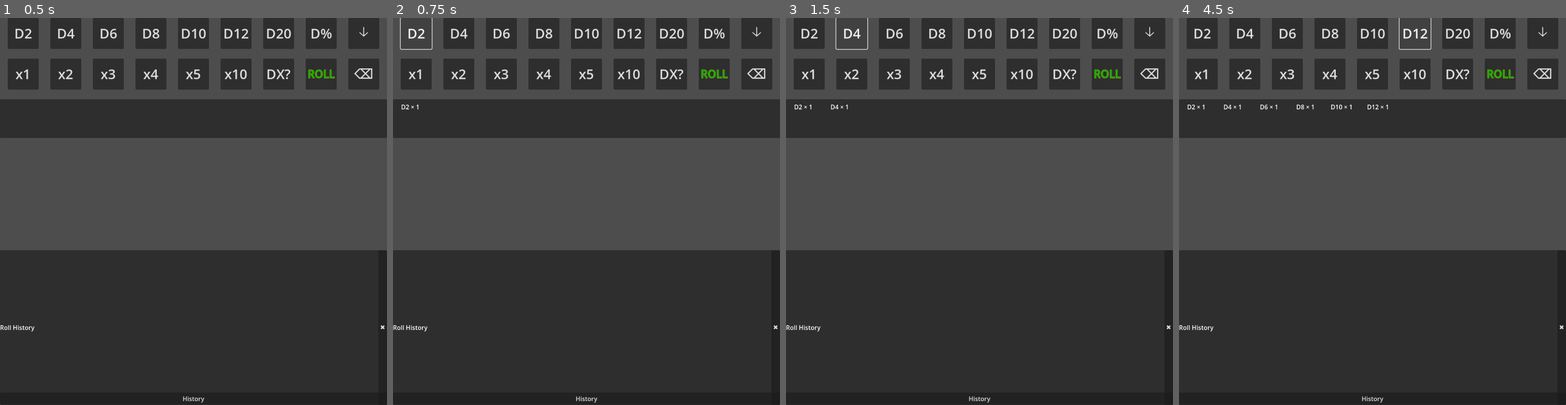
Above: before the commit, frames 1-4 (left to right).
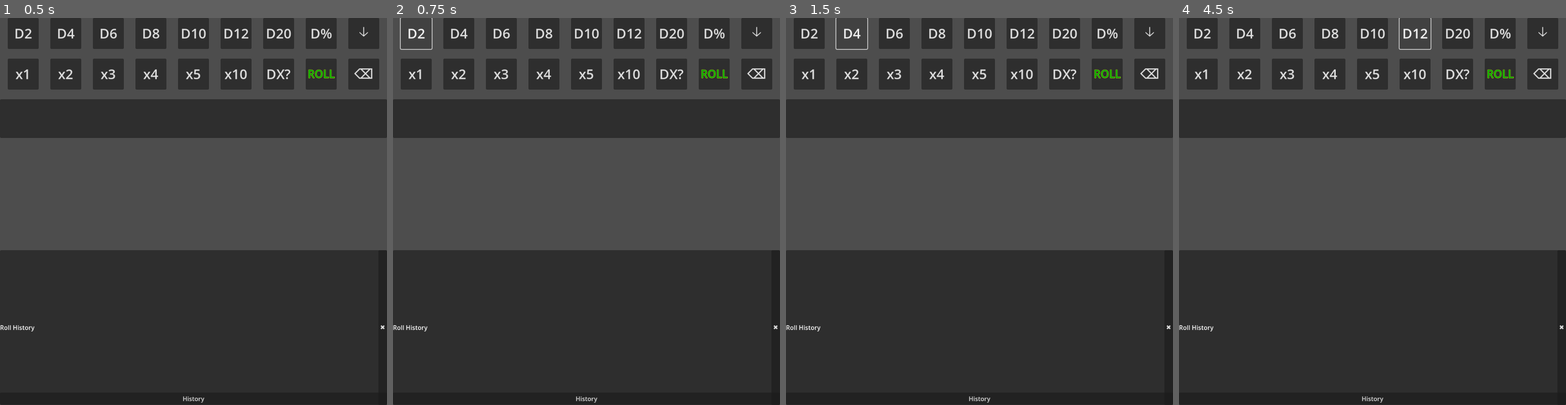
Above: after the commit, the same moments.

Repository: FromAriel/Experiments
Game: Godot game, scene res://main.tscn
Two runs of this game, one before a commit and one after it. Both use one fixed random seed, a clock stepped at 60 frames per second and the inputs below.
Inputs:
- Up to frame 1 (0.5 s): no input
- Up to frame 2 (0.75 s): click "D2" at 0.5 s
- Up to frame 3 (1.5 s): click "D4" at 1.25 s
- Up to frame 4 (4.5 s): click "D6" at 2 s; click "D8" at 2.75 s; click "D10" at 3.5 s; click "D12" at 4.25 s

Frame 1 is identical in both runs. In frame 2, less than 0.1% of the frame differs, in the area x 2-7%, y 22-24%; in frame 3, less than 0.1%; in frame 4, 0.2%, in the area x 2-54%, y 22-24%.
Error after the commit: Parse Error: Cannot infer the type of "entry" variable because the value doesn't have a set type. (res://scripts/quick_roll_bar.gd:85)

Commit message:
fix(livedie): restore long-press spinner and multiplier

Diff:
--- a/LIVEdie/scenes/quick_roll_bar.tscn
+++ b/LIVEdie/scenes/quick_roll_bar.tscn
@@ -217,6 +217,10 @@
 [node name="PreviewDialog" type="AcceptDialog" parent="QuickRollBar"]
 
 [node name="DialSpinner" parent="QuickRollBar" instance=ExtResource("2")]
+
+[node name="LongPressTimer" type="Timer" parent="QuickRollBar"]
+wait_time = 0.5
+one_shot = true
 
 [node name="RollHistoryPanel" parent="." instance=ExtResource("3")]
 custom_minimum_size = Vector2(0, 400)
--- a/LIVEdie/scripts/dial_spinner.gd
+++ b/LIVEdie/scripts/dial_spinner.gd
@@ -138,9 +138,13 @@
     tw.tween_property(_label, "scale", Vector2.ONE, 0.2).set_delay(0.1)
 
 
-func open_dial(size: Vector2i = Vector2i()) -> void:
+func open_dial(size: Vector2i = Vector2i(), pos: Vector2 = Vector2.INF) -> void:
     _update_label()
     _input_panel.hide()
     _flash = false
     _dial.queue_redraw()
-    popup_centered(size)
+    if pos.is_finite():
+        var rect := Rect2i(pos, size if size != Vector2i() else get_size())
+        popup(rect)
+    else:
+        popup_centered(size)
--- a/LIVEdie/scripts/quick_roll_bar.gd
+++ b/LIVEdie/scripts/quick_roll_bar.gd
@@ -29,6 +29,7 @@
 var qrb_long_press_type: String = ""
 var qrb_long_press_param: int = 0
 var qrb_long_press_triggered: bool = false
+var qrb_long_press_button: Button
 
 @onready var qrb_chip_box: HBoxContainer = $QueueRow/HScroll/DiceChips
 @onready var qrb_history_button: Button = $"../HistoryButton"
@@ -44,6 +45,7 @@
     $PreviewDialog.confirmed.connect(_on_preview_confirmed)
     $DialSpinner.confirmed.connect(_on_spinner_confirmed)
     qrb_history_button.pressed.connect(_on_history_pressed)
+    $LongPressTimer.timeout.connect(_on_long_press_timeout)
 
 
 func _connect_dice_buttons(row: HBoxContainer) -> void:
@@ -56,7 +58,7 @@
             and node != $StandardRow/AdvancedToggle
         ):
             var faces := int(node.text.substr(1).replace("%", "100"))
-            node.button_down.connect(_on_die_down.bind(faces))
+            node.button_down.connect(_on_die_down.bind(faces, node))
             node.button_up.connect(_on_die_up.bind(faces))
 
 
@@ -79,27 +81,51 @@
 func _on_repeat_pressed(mult: int) -> void:
     if qrb_last_faces == 0:
         return
-    _add_die(qrb_last_faces, mult - 1)
-
-
-func _on_die_down(faces: int) -> void:
+    if not qrb_queue.is_empty() and qrb_queue[-1]["faces"] == qrb_last_faces:
+        var entry := qrb_queue[-1]
+        if entry["count"] == 1:
+            entry["count"] = mult
+        else:
+            entry["count"] += mult
+        _update_queue_display()
+    else:
+        _add_die(qrb_last_faces, mult - 1)
+
+
+func _on_die_down(faces: int, button: Button) -> void:
     qrb_long_press_type = "die"
     qrb_long_press_param = faces
     qrb_long_press_triggered = false
+    qrb_long_press_button = button
+    $LongPressTimer.start()
 
 
 func _on_die_up(faces: int) -> void:
-    _on_die_pressed(faces)
+    if $LongPressTimer.time_left > 0.0:
+        $LongPressTimer.stop()
+        _on_die_pressed(faces)
+    elif qrb_long_press_triggered:
+        $DialSpinner.hide()
+        _on_spinner_confirmed()
+    else:
+        _on_die_pressed(faces)
 
 
 func _on_repeat_down(mult: int) -> void:
     qrb_long_press_type = "repeat"
     qrb_long_press_param = mult
     qrb_long_press_triggered = false
+    $LongPressTimer.start()
 
 
 func _on_repeat_up(mult: int) -> void:
-    _on_repeat_pressed(mult)
+    if $LongPressTimer.time_left > 0.0:
+        $LongPressTimer.stop()
+        _on_repeat_pressed(mult)
+    elif qrb_long_press_triggered:
+        $PreviewDialog.hide()
+    else:
+        _on_repeat_pressed(mult)
 
 
 func _add_die(faces: int, qty: int) -> void:
@@ -177,12 +203,19 @@
 func _show_spinner(faces: int) -> void:
     qrb_long_press_param = faces
     $DialSpinner.ds_value = 1
-    $DialSpinner.open_dial()
+    var size: Vector2i = $DialSpinner.size
+    if is_instance_valid(qrb_long_press_button):
+        var rect := qrb_long_press_button.get_global_rect()
+        var pos := rect.position + rect.size / 2 - size / 2
+        $DialSpinner.open_dial(size, pos)
+    else:
+        $DialSpinner.open_dial(size)
 
 
 func _on_spinner_confirmed() -> void:
     var qty := int($DialSpinner.ds_value)
     _add_die(qrb_long_press_param, qty)
+    qrb_long_press_button = null
 
 
 func _on_history_pressed() -> void:
